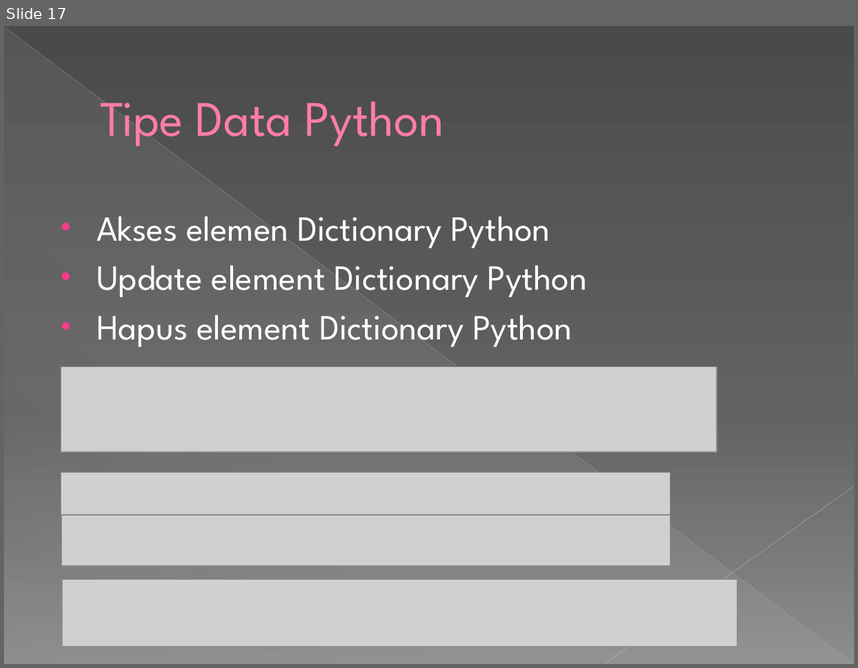
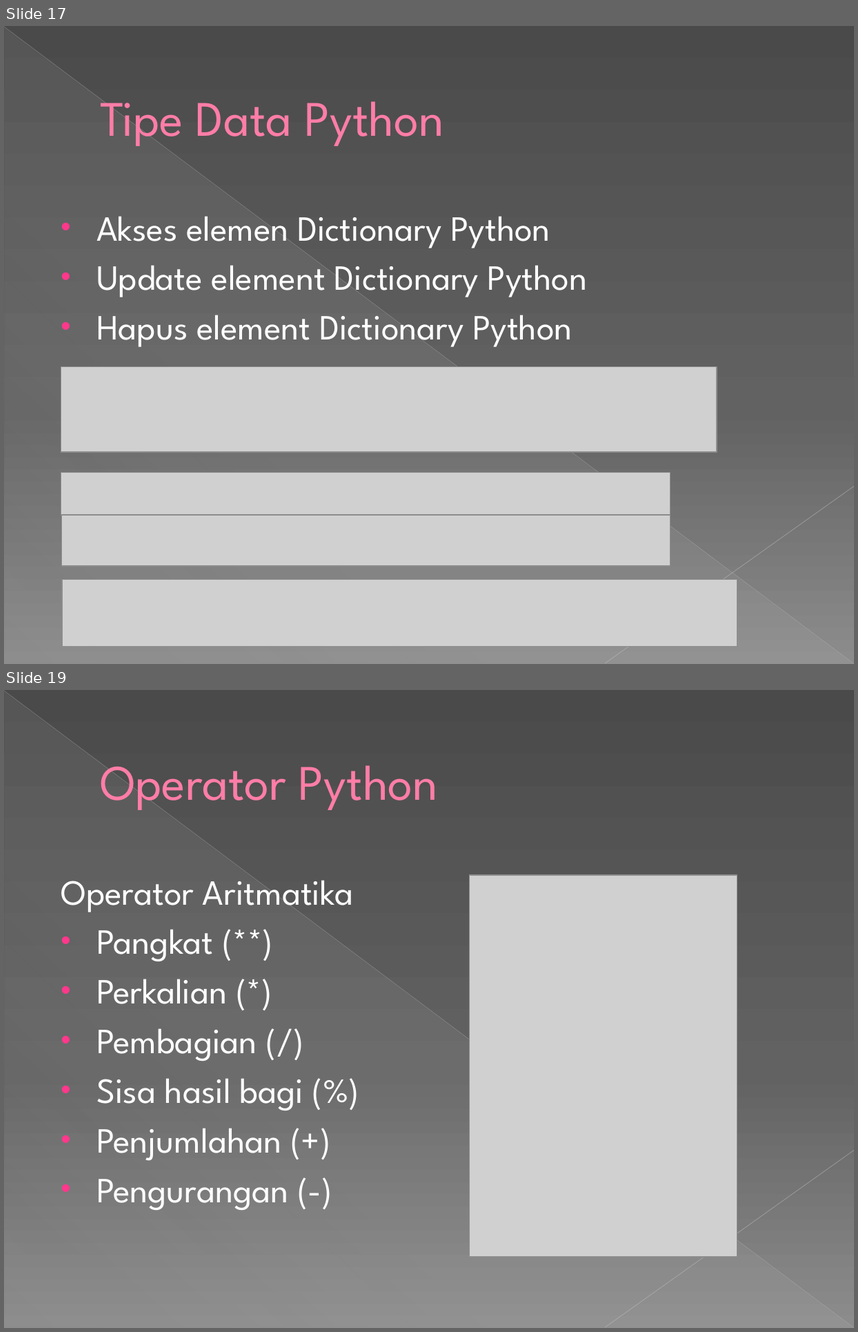
Before and after one commit to IrfanFadhilah48/Deep-Learning, a slide deck: DEEP LEARNING 1.pptx. Shown one above the other, each under a label of ours: slide 17 before the commit, slides 17 and 19 after it; the slides between them are not shown. The pictures are 858x668 and 858x1332 pixels, drawn with LibreOffice and Linux fonts; fonts in the diff are those of the drawing; grey boxes stand for pictures. Boxes give left, top, right and bottom in pixels: in the first picture for what was removed or moved away, otherwise in the second. Text is boxed around its words. In the diff, an @@ line names an element or a change of style, - is before the commit and + after.

```diff
--- a/DEEP LEARNING 1.pptx
+++ b/DEEP LEARNING 1.pptx
@@ slide 19 added at box(4, 690, 854, 1328), background gradient #4A4A4A to #626262 to #8C8C8C; not listed: 3 template elements that a slide beside it also shows @@
@@ title added at box(100, 765, 438, 810), 42 pt, text #FF7DA7 @@
+Operator Python
@@ picture added at box(469, 876, 737, 1257) @@
@@ text added at box(61, 880, 353, 1210), 30 pt, text #FFFFFF @@
+Operator Aritmatika
+• Pangkat (**)
+• Perkalian (*)
+• Pembagian (/)
+• Sisa hasil bagi (%)
+• Penjumlahan (+)
+• Pengurangan (-)
```
Also in this commit, not shown: 1 slide changed, 8 other slides added.
